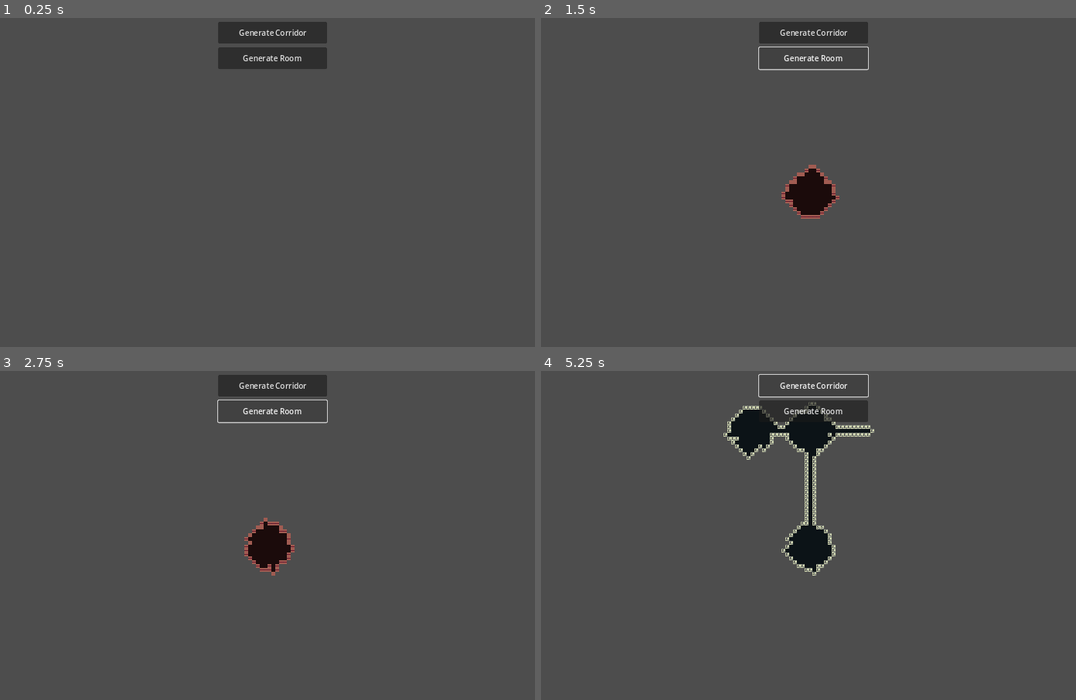
Above: before the commit, frames 1-4 (two rows, left to right).
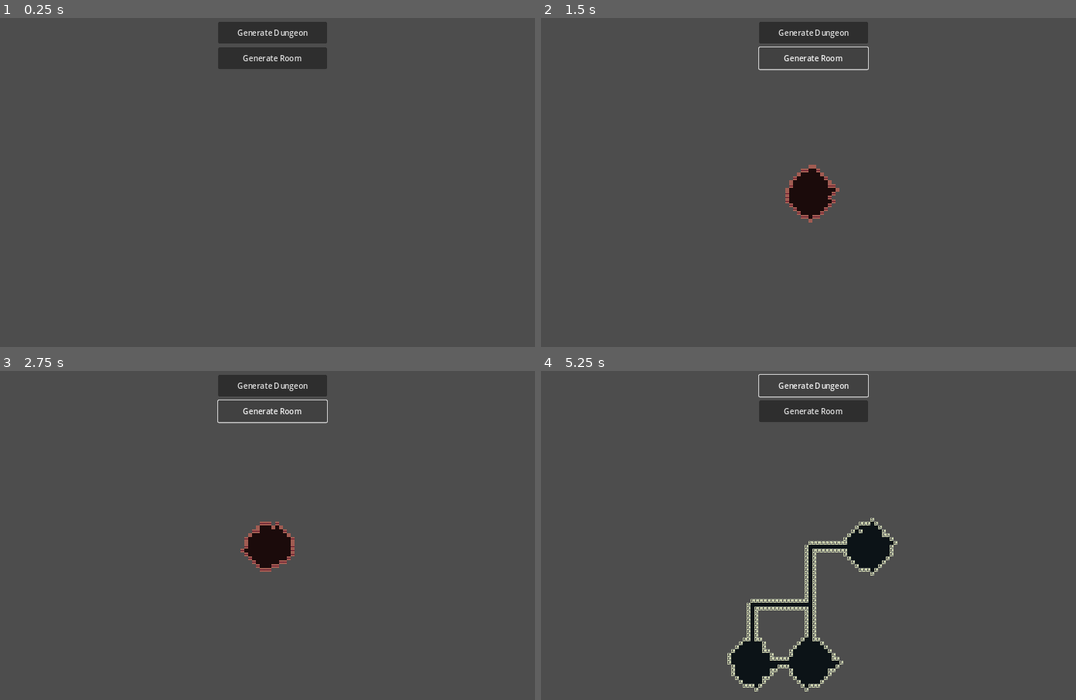
Above: after the commit, the same moments.

Repository: WizardsNStuff/Zealot-of-Wanderlust
Game: Godot game, scene res://Proc Gen/proc_gen.tscn
Same seed, same stepped clock (60 frames per second), same inputs: the game is played once before the commit and once after it. This scene is started directly instead of the project's main scene.
Inputs:
- Up to frame 1 (0.25 s): no input
- Up to frame 2 (1.5 s): click "Generate Corridor" (after the commit: "Generate Dungeon") at 0.5 s; click "Generate Room" at 1.25 s
- Up to frame 3 (2.75 s): click "Generate Room" at 2 s
- Up to frame 4 (5.25 s): click "Generate Corridor" (after the commit: "Generate Dungeon") at 2.75 s; click "Generate Room" at 3.5 s; click "Generate Corridor" (after the commit: "Generate Dungeon") at 4.25 s; tap Enter at 5 s

The runs differ from the first frame. In frame 1, 0.1% of the frame differs, in the area x 44-58%, y 3-7%; in frame 2, 0.3%; in frame 3, 0.3%; in frame 4, 8.3%, in the area x 34-67%, y 3-98%.

Commit message:
added romm generation at dead end corridors

Diff:
--- a/zealot-of-wanderlust/Proc Gen/proc_gen.tscn
+++ b/zealot-of-wanderlust/Proc Gen/proc_gen.tscn
@@ -85,12 +85,13 @@
 room_walk_length = 7
 room_start_randomly_each_iteration = false
 corridor_walk_length = 15
+corridor_amount = 7
 
-[node name="ProcGenView" type="CanvasLayer" parent="." node_paths=PackedStringArray("proc_gen_controller", "gen_room_btn", "gen_corridor_btn")]
+[node name="ProcGenView" type="CanvasLayer" parent="." node_paths=PackedStringArray("proc_gen_controller", "gen_room_btn", "gen_dungeon_btn")]
 script = ExtResource("3_2tjgd")
 proc_gen_controller = NodePath("..")
 gen_room_btn = NodePath("GenRoomBtn")
-gen_corridor_btn = NodePath("GenCorridorBtn")
+gen_dungeon_btn = NodePath("GenDungeonBtn")
 
 [node name="GenRoomBtn" type="Button" parent="ProcGenView"]
 offset_left = 538.0
@@ -99,12 +100,12 @@
 offset_bottom = 106.0
 text = "Generate Room"
 
-[node name="GenCorridorBtn" type="Button" parent="ProcGenView"]
+[node name="GenDungeonBtn" type="Button" parent="ProcGenView"]
 offset_left = 538.0
 offset_top = 8.0
 offset_right = 763.0
 offset_bottom = 53.0
-text = "Generate Corridor"
+text = "Generate Dungeon"
 
 [node name="Floor" type="TileMapLayer" parent="."]
 tile_set = SubResource("TileSet_en0rj")
--- a/zealot-of-wanderlust/Proc Gen/proc_gen_controller.gd
+++ b/zealot-of-wanderlust/Proc Gen/proc_gen_controller.gd
@@ -204,8 +204,7 @@
 			# include the position in the dictionary of floor positions, marking it as part of the floor layout
 			floor_positions[position] = null
 
-# generate corridors using a corridor-first approach
-# i.e. generate the corridors first and then add rooms, walls, and other features around them
+# generate corridors first then add rooms, walls, and other features around them
 func corridor_first_generation() -> void:
 	# dictionary to store the positions of all the floor tiles (corridors and rooms)
 	var floor_positions : Dictionary = {}
@@ -221,6 +220,12 @@
 
 	# create rooms based on potential room positions and store their floor tile positions in room_positions
 	var room_positions : Dictionary = create_rooms(potential_room_positions)
+
+	# find all dead-end positions in the corridors and store them in the dead_ends array
+	var dead_ends : Array = find_all_dead_ends(floor_positions)
+
+	# create rooms at the identified dead-end positions, newly generated room floor positions are merged into room_positions
+	create_rooms_at_dead_ends(dead_ends, room_positions)
 
 	# merge the room floor positions into the main floor_positions dictionary
 	floor_positions.merge(room_positions)
@@ -270,3 +275,45 @@
 
 	# return the final dictionary containing all the positions of the floor tiles for all rooms created
 	return room_positions
+
+# finds all dead-end positions in the floor layout
+# a dead-end is defined as a floor tile that has only one neighboring floor tile
+func find_all_dead_ends(floor_positions : Dictionary) -> Array:
+	# array to store all the detected dead-end positions
+	var dead_ends : Array = []
+
+	# iterate over each floor tile position in the floor layout
+	for position in floor_positions:
+		# variable to count the number of neighboring floor tiles for the current position
+		var neighbor_count : int = 0
+
+		# check each direction (up, down, left, right) from the current tile
+		for direction in proc_gen_data.direction_list:
+
+			# if a neighboring tile exists in the given direction
+			if floor_positions.keys().has(position + direction):
+				# increment the neighbor count
+				neighbor_count += 1
+
+		# if the current tile has only one neighboring floor tile, it's considered a dead-end
+		if (neighbor_count == 1):
+			# add the position to the dead_ends array
+			dead_ends.append(position)
+
+	# return the array of dead-end positions
+	return dead_ends
+
+# creates rooms at dead-end positions by performing a random walk starting from each dead-end
+# if a dead-end is not already part of an existing room, a room will be generated at that position
+func create_rooms_at_dead_ends(dead_ends : Array, room_positions : Dictionary) -> void:
+	# iterate over each dead-end position
+	for position in dead_ends:
+
+		# if the dead-end position is not already part of an existing room
+		if (room_positions.keys().has(position) == false):
+
+			# generate a room (floor positions) using a random walk starting from the dead-end position
+			var room : Dictionary = run_random_walk(position)
+
+			# merge the new room's floor positions into the main room_positions dictionary
+			room_positions.merge(room)
--- a/zealot-of-wanderlust/Proc Gen/proc_gen_view.gd
+++ b/zealot-of-wanderlust/Proc Gen/proc_gen_view.gd
@@ -3,11 +3,11 @@
 
 @export var proc_gen_controller : ProcGenController
 @export var gen_room_btn : Button
-@export var gen_corridor_btn : Button
+@export var gen_dungeon_btn : Button
 
 func _ready() -> void:
 	gen_room_btn.pressed.connect(proc_gen_controller.run_proc_gen)
-	gen_corridor_btn.pressed.connect(proc_gen_controller.corridor_first_generation)
+	gen_dungeon_btn.pressed.connect(proc_gen_controller.corridor_first_generation)
 
 
 func _process(_delta: float) -> void:
